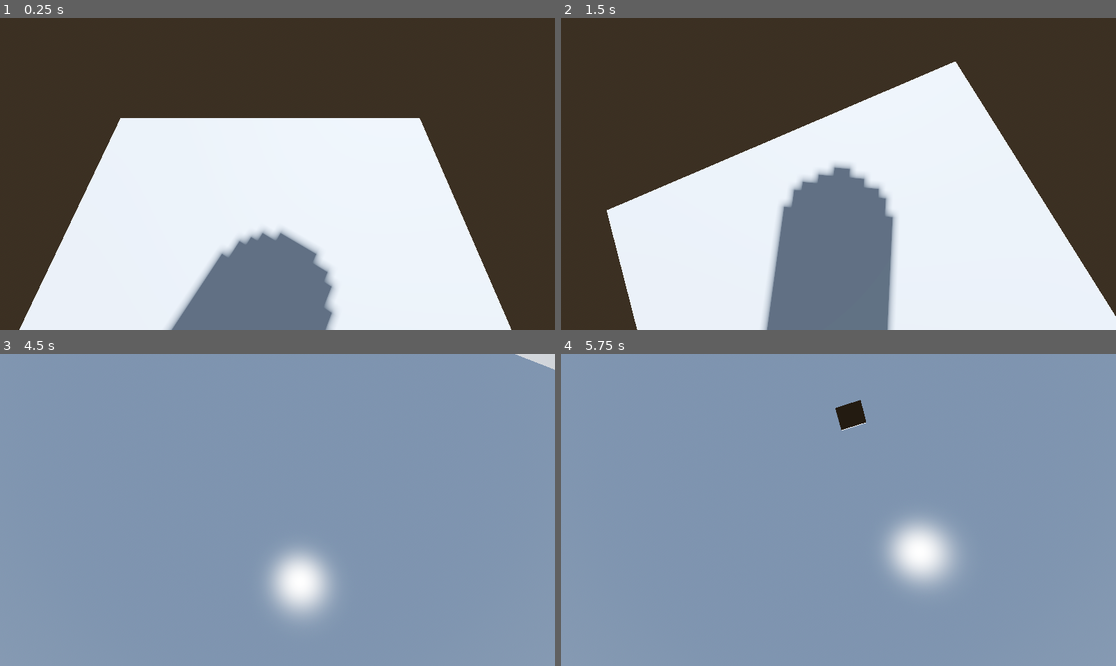
Above: before the commit, frames 1-4 (two rows, left to right).
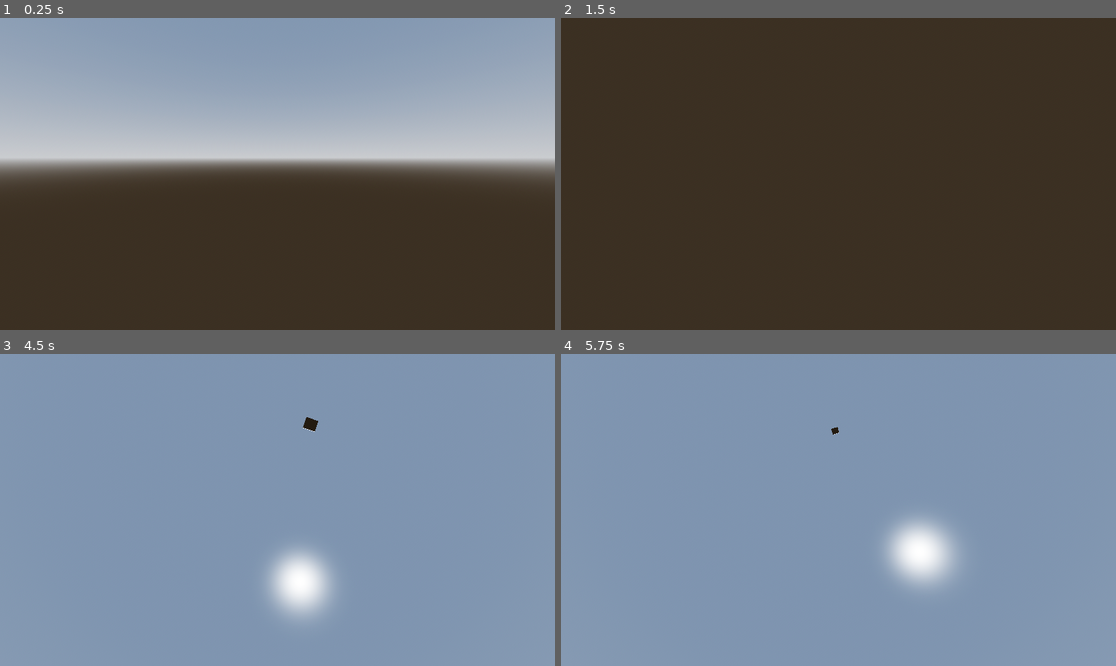
Above: after the commit, the same moments.

Repository: ErneElg162/DangDezeDubiousDimensions
Game: Godot game, scene res://hjfkecbgwkj.tscn
Two runs of this game, one before a commit and one after it. Both use one fixed random seed, a clock stepped at 60 frames per second and the inputs below. This scene is started directly instead of the project's main scene.
Inputs (mouse positions are in pixels of both pictures, inside the frame that each line leads up to):
- Up to frame 1 (0.25 s): no input
- Up to frame 2 (1.5 s): tap Enter (ui_accept) at 0.5, 0.77, 1.25 s; move the mouse to (832, 180) at 0.52 s; hold W (forward) from 0.53 s (still down); move the mouse to (877, 177) at 1.27 s
- Up to frame 3 (4.5 s): tap Enter (ui_accept) at 1.52, 2.75, 3.02, 3.5, 3.77, 4.25 s; move the mouse to (233, 506) at 2.02 s; move the mouse to (283, 510) at 2.77 s; release W (forward) at 2.78 s; hold A (left) 2.78-3.53 s; move the mouse to (255, 503) at 3.52 s; hold W (forward) from 3.53 s (still down); move the mouse to (305, 510) at 4.27 s
- Up to frame 4 (5.75 s): keep holding W (forward); tap Enter (ui_accept) at 4.52 s; move the mouse to (810, 510) at 5.02 s

The runs differ from the first frame. In frame 1, 89% of the frame differs, in the area x 0-100%, y 0-100%; in frame 2, 51%; in frame 3, 0.3%; in frame 4, 0.4%.

Commit message:
Fixed camera and player movement

Diff:
--- a/bloomSrikar/Character/character.gd
+++ b/bloomSrikar/Character/character.gd
@@ -3,7 +3,7 @@
 @export var look_sensitivity: float = 0.005
 
 @onready var head = $Head
-@onready var camera: Camera3D = $Head/Camera3D
+@onready var camera: Camera3D = $Camera3D
 
 const SPEED = 5.0
 const JUMP_VELOCITY = 4.5
@@ -13,7 +13,7 @@
 
 func _unhandled_input(event):
 	if event is InputEventMouseMotion and Input.mouse_mode == Input.MOUSE_MODE_CAPTURED:
-		head.rotate_y(-event.relative.x * look_sensitivity)
+		rotate_y(-event.relative.x * look_sensitivity)
 		camera.rotate_x(-event.relative.y + look_sensitivity)
 		camera.rotation.x = clamp(camera.rotation.x, deg_to_rad(-80), deg_to_rad(80))
 
@@ -38,7 +38,7 @@
 	# As good practice, you should replace UI actions with custom gameplay actions.
 	var input_dir := Input.get_vector("left", "right", "forward", "back")
 
-	var direction := (camera.transform.basis * Vector3(input_dir.x, 0, input_dir.y)).normalized()
+	var direction := (transform.basis * Vector3(input_dir.x, 0, input_dir.y)).normalized()
 	if direction:
 		velocity.x = direction.x * SPEED
 		velocity.z = direction.z * SPEED
@@ -46,6 +46,4 @@
 		velocity.x = move_toward(velocity.x, 0, SPEED)
 		velocity.z = move_toward(velocity.z, 0, SPEED)
 
-	print(velocity)
-
 	move_and_slide()
--- a/bloomSrikar/Character/character.tscn
+++ b/bloomSrikar/Character/character.tscn
@@ -15,9 +15,9 @@
 [node name="CollisionShape3D" type="CollisionShape3D" parent="." unique_id=1200733939]
 shape = SubResource("CapsuleShape3D_jkkns")
 
+[node name="Camera3D" type="Camera3D" parent="." unique_id=1086309982]
+transform = Transform3D(1, 0, 0, 0, 0.99679565, 0.07999006, 0, -0.07999006, 0.99679565, 0, 0.727, 0)
+current = true
+
 [node name="Head" type="Node3D" parent="." unique_id=1684877045]
 transform = Transform3D(1, 0, 0, 0, 1, 0, 0, 0, 1, 0, 0.727, 0)
-
-[node name="Camera3D" type="Camera3D" parent="Head" unique_id=1086309982]
-transform = Transform3D(1, 0, 0, 0, 0.46792984, 0.88376564, 0, -0.88376564, 0.46792984, 0, 0, 0)
-current = true
Not shown, changed: bloomSrikar/.DS_Store
